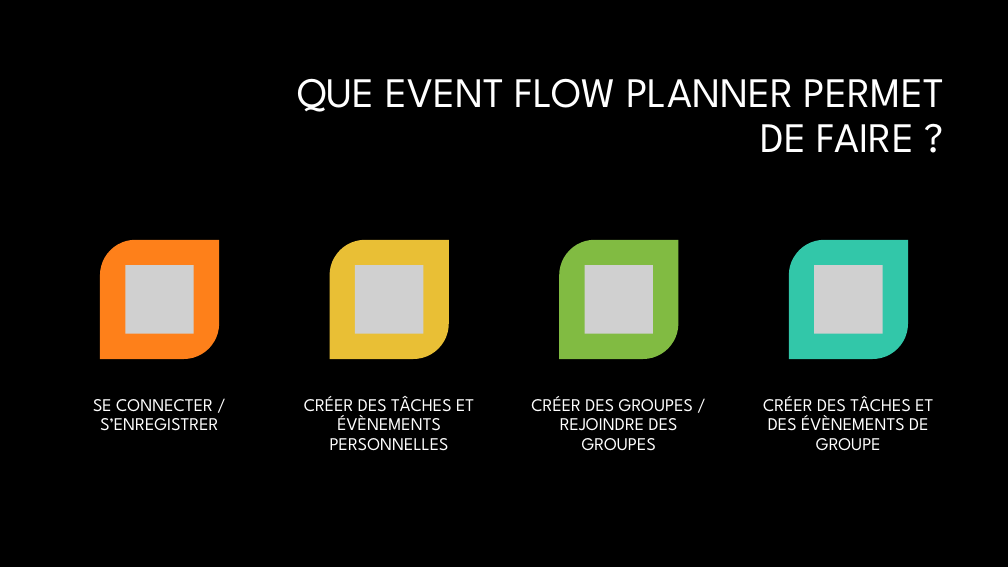
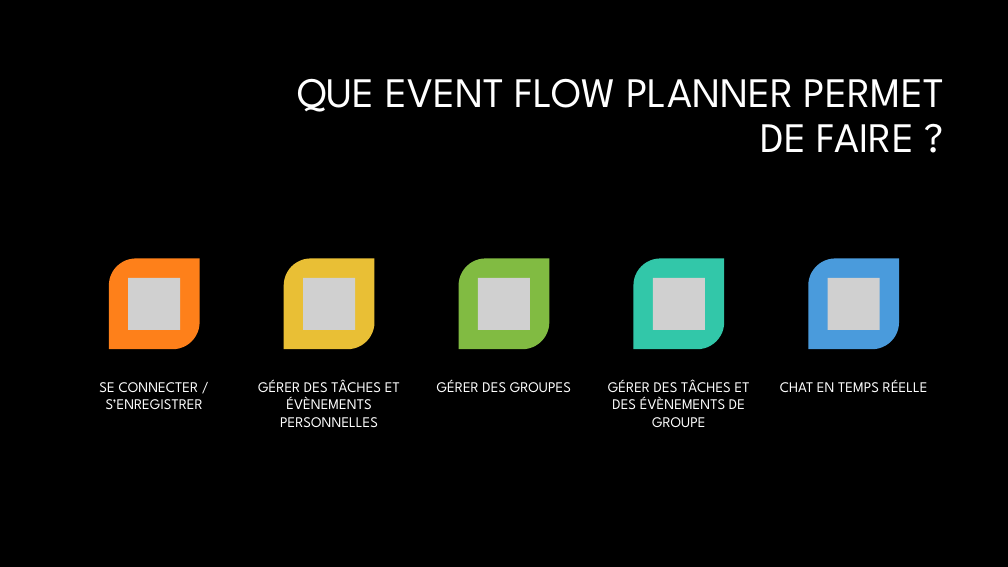
Before and after one commit to EchoingEkko00/session_10, a slide deck: slide 3 of synthese/Presentation.pptx. Drawn at 1008x567 pixels with LibreOffice and Linux fonts; fonts in the diff are those of the drawing; grey boxes stand for pictures; background and template pictures are left out. Boxes give left, top, right and bottom in pixels: in the first picture for what was removed or moved away, otherwise in the second. Text is boxed around its words. In the diff, an @@ line names an element or a change of style, - is before the commit and + after.

```diff
--- a/synthese/Presentation.pptx
+++ b/synthese/Presentation.pptx
@@ round diag rect: place and size @@
-round diag rect at <box>100,240,219,359</box>
+round diag rect at <box>109,259,200,349</box>
@@ round diag rect: place and size @@
-round diag rect at <box>330,240,449,359</box>
+round diag rect at <box>284,259,374,349</box>
@@ round diag rect: place and size @@
-round diag rect at <box>560,240,679,359</box>
+round diag rect at <box>459,259,550,349</box>
@@ round diag rect added at <box>634,259,724,349</box>, fill #32C7A9 @@
@@ round diag rect: place and size @@
-round diag rect at <box>789,240,908,359</box>
+round diag rect at <box>808,259,899,349</box>
@@ round diag rect at <box>808,259,899,349</box>: fill #32C7A9 to #4A9BDC @@
@@ picture: place and size @@
-picture at <box>126,265,194,333</box>
+picture at <box>129,278,181,330</box>
@@ picture: place and size @@
-picture at <box>355,265,423,333</box>
+picture at <box>303,278,355,330</box>
@@ picture: place and size @@
-picture at <box>585,265,653,333</box>
+picture at <box>478,278,530,330</box>
@@ picture added at <box>653,278,706,330</box> @@
@@ picture: place and size @@
-picture at <box>814,265,882,333</box>
+picture at <box>828,278,880,330</box>
@@ text "SE CONNECTER / S’ENREGISTRER": place and size @@
-text "SE CONNECTER / S’ENREGISTRER" at <box>93,399,218,431</box>
+text "SE CONNECTER / S’ENREGISTRER" at <box>99,382,203,409</box>
@@ text "SE CONNECTER / S’ENREGISTRER" at <box>99,382,203,409</box>: size 17 to 14 pt; line spacing 0.9 to 1; less space between paragraphs @@
@@ text at <box>258,379,400,427</box>: text changed; size 17 to 14 pt @@
-CRÉER DES TÂCHES ET ÉVÈNEMENTS PERSONNELLES
+GÉRER DES TÂCHES ET ÉVÈNEMENTS PERSONNELLES
@@ text at <box>437,379,571,392</box>: text changed; size 17 to 14 pt @@
-CRÉER DES GROUPES / REJOINDRE DES GROUPES
+GÉRER DES GROUPES
@@ text at <box>608,379,750,427</box>: text changed; size 17 to 14 pt @@
-CRÉER DES TÂCHES ET DES ÉVÈNEMENTS DE GROUPE
+GÉRER DES TÂCHES ET DES ÉVÈNEMENTS DE GROUPE
@@ text added at <box>780,379,928,392</box>, 14 pt, text #FFFFFF @@
+CHAT EN TEMPS RÉELLE
```
Also in this commit, not shown: 1 other slide changed.
